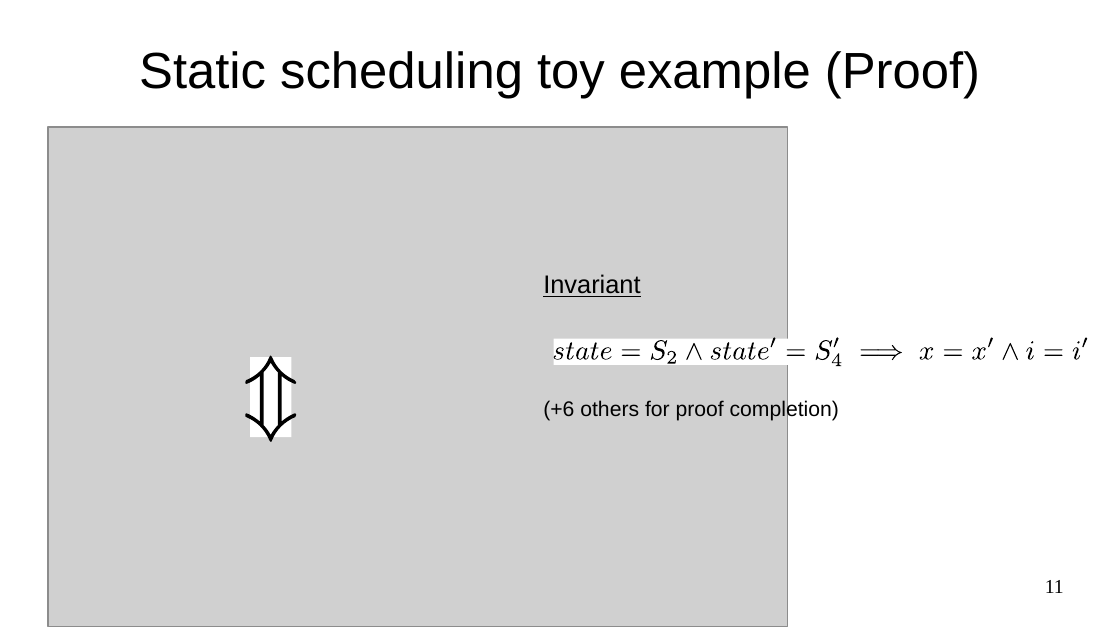
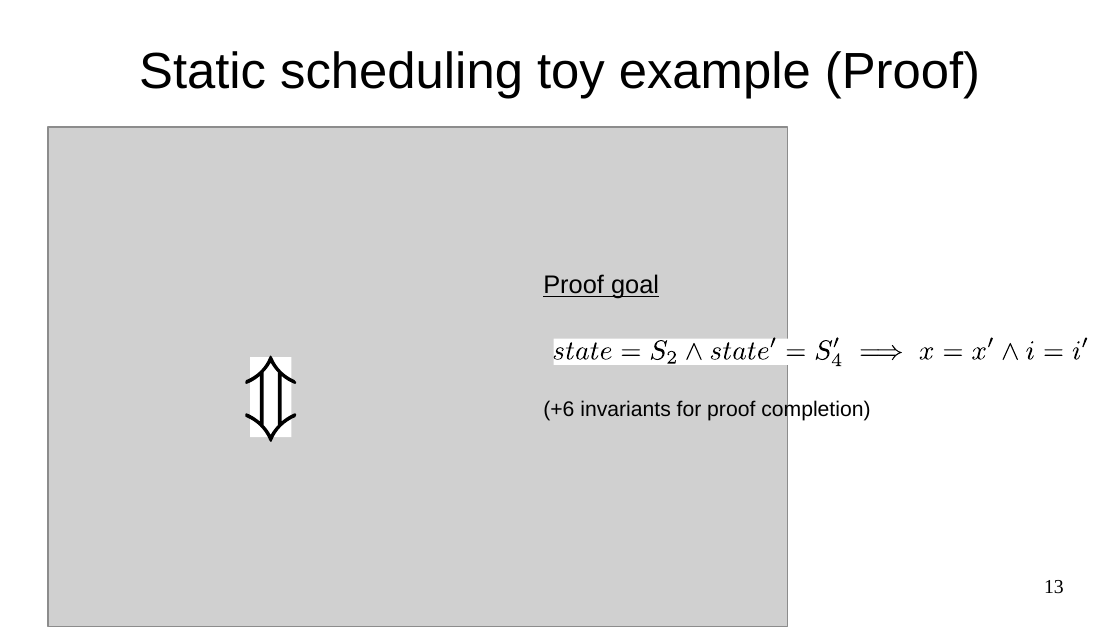
Before and after one commit to ulysse-lh/stage2024, a slide deck: slide 13 of slides/pres.odp (slide 11 before the commit). Drawn at 1120x630 pixels with LibreOffice and Linux fonts; fonts in the diff are those of the drawing; grey boxes stand for pictures. Boxes give left, top, right and bottom in pixels: in the first picture for what was removed or moved away, otherwise in the second. Text is boxed around its words. In the diff, an @@ line names an element or a change of style, - is before the commit and + after.

```diff
--- a/slides/pres.odp
+++ b/slides/pres.odp
@@ text at box(543, 274, 659, 299): text changed @@
-Invariant
+Proof goal
@@ text at box(543, 399, 870, 421): text changed @@
-(+6 others for proof completion)
+(+6 invariants for proof completion)
@@ page number at box(1044, 580, 1064, 594): text changed @@
-11
+13
```
Also in this commit, not shown: 8 other slides changed, 2 slides added.
